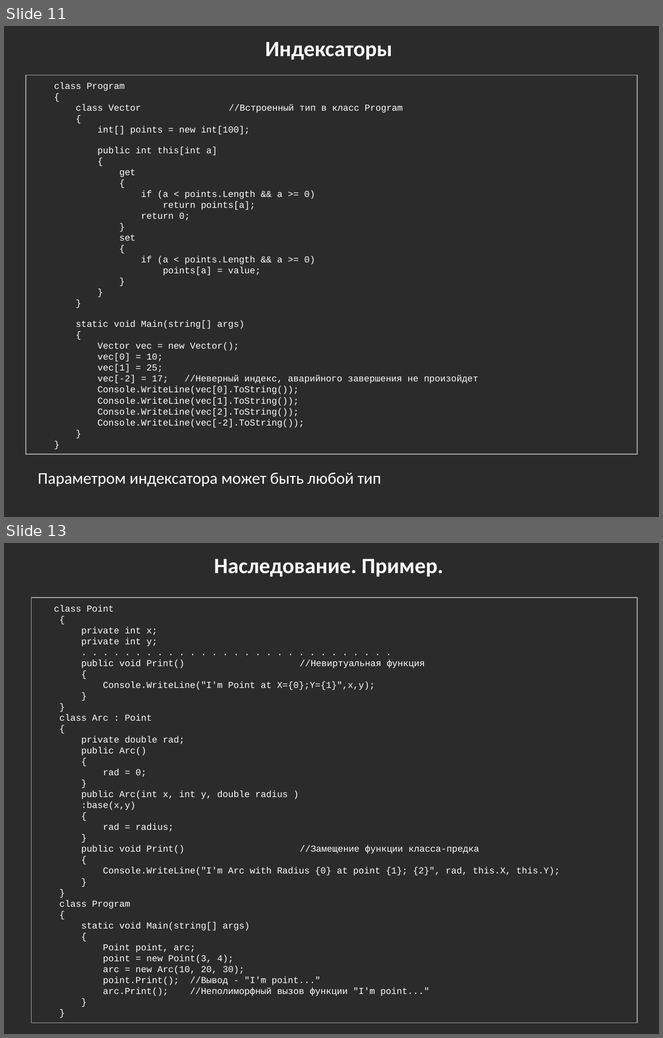
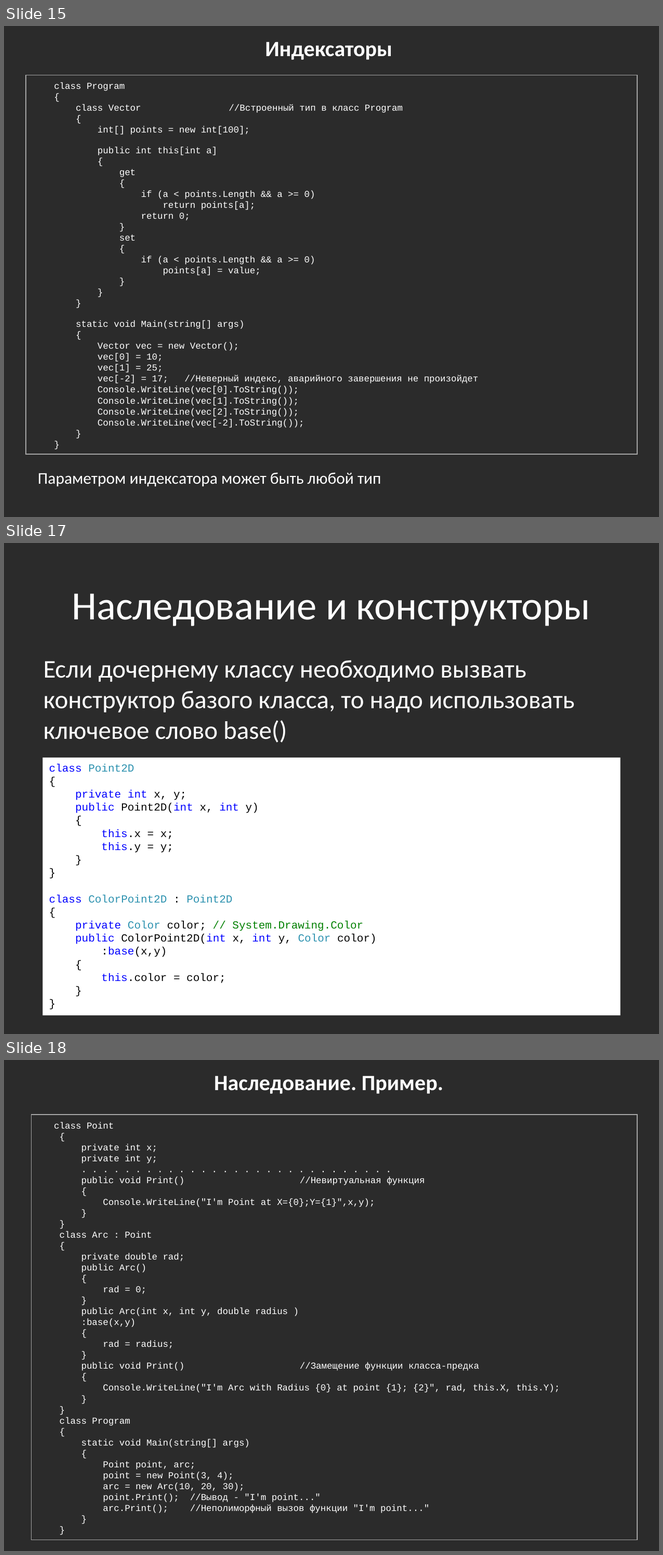
Before and after one commit to bazile/Training, a slide deck: Presentation/lesson-02-oop.pptx. Shown one above the other, each under a label of ours: slides 11 and 13 before the commit, slides 15, 17 and 18 after it; the slides between them are not shown. The pictures are 663x1038 and 663x1555 pixels, drawn with LibreOffice and Linux fonts; fonts in the diff are those of the drawing; background and template pictures are left out; a plain dark background stands for a picture behind light text. Boxes give left, top, right and bottom in pixels: in the first picture for what was removed or moved away, otherwise in the second. Text is boxed around its words. In the diff, an @@ line names an element or a change of style, - is before the commit and + after.

```diff
--- a/Presentation/lesson-02-oop.pptx
+++ b/Presentation/lesson-02-oop.pptx
@@ slide 17 added at (4,543,659,1034), background picture (left out) @@
@@ title added at (72,593,591,626), 44 pt, text #FFFFFF @@
+Наследование и конструкторы
@@ text added at (44,660,575,743), 28 pt, text #FFFFFF @@
+Если дочернему классу необходимо вызвать конструктор базого класса, то надо использовать ключевое слово base()
@@ rectangle added at (42,758,621,1016), fill #FFFFFF, 12 pt, text #000000 @@
+class Point2D
+{
+private int x, y;
+public Point2D(int x, int y)
+{
+this.x = x;
+this.y = y;
+}
+}
+class ColorPoint2D : Point2D
+{
+private Color color; // System.Drawing.Color
+public ColorPoint2D(int x, int y, Color color)
+:base(x,y)
+{
+this.color = color;
+}
+}
@@ what was slide 11 is now slide 15 @@
@@ what was slide 13 is now slide 18 @@
```
Also in this commit, not shown: 5 slides changed, 4 other slides added, 1 other file.
